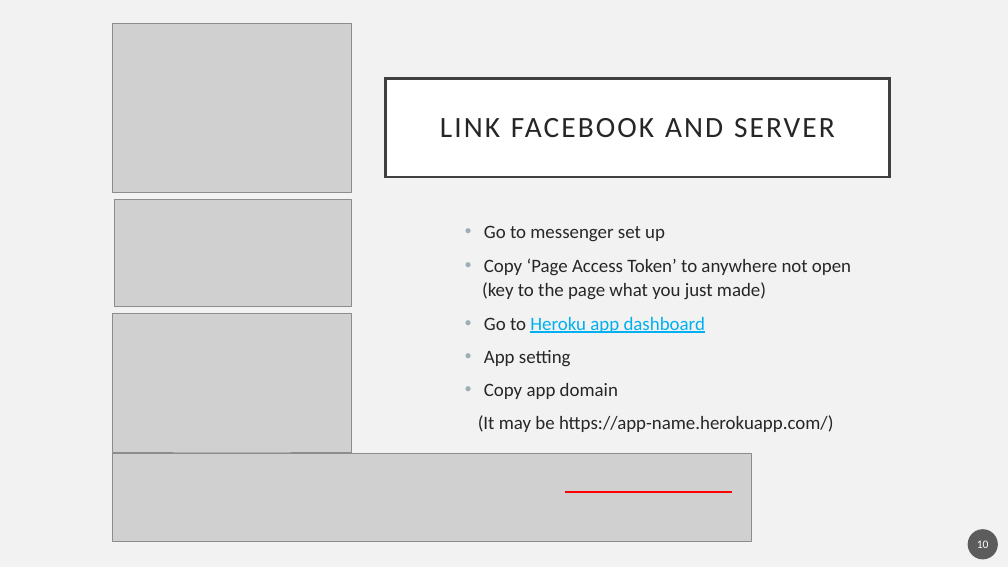
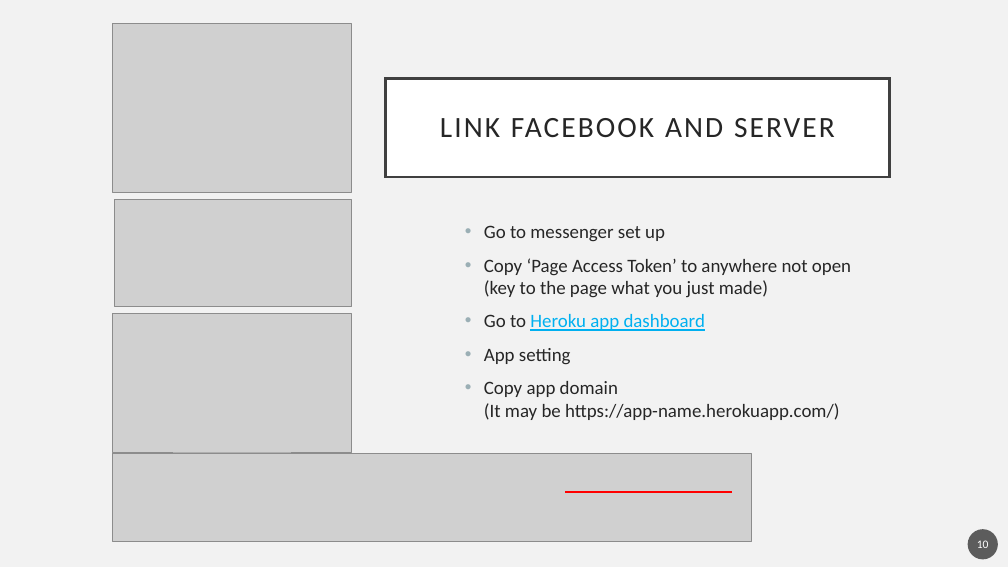
Before and after one commit to YehoonLee3/ChatBotCourse, a slide deck: slide 10 of 1-3 Make Echo Bot.pptx. Drawn at 1008x567 pixels with LibreOffice and Linux fonts; fonts in the diff are those of the drawing; grey boxes stand for pictures. Boxes give left, top, right and bottom in pixels: in the first picture for what was removed or moved away, otherwise in the second. Text is boxed around its words. In the diff, an @@ line names an element or a change of style, - is before the commit and + after.

Commit message:
ppt done

```diff
--- a/1-3 Make Echo Bot.pptx
+++ b/1-3 Make Echo Bot.pptx
@@ text at (x1=484, y1=258, x2=851, y2=297): text changed @@
-• Copy ‘Page Access Token’ to anywhere not open
-(key to the page what you just made)
+• Copy ‘Page Access Token’ to anywhere not open
+  (key to the page what you just made)
@@ text at (x1=484, y1=381, x2=840, y2=420): text changed @@
-• Copy app domain
-(It may be https://app-name.herokuapp.com/)
+• Copy app domain
+  (It may be https://app-name.herokuapp.com/)
```
Also in this commit, not shown: 2 other slides changed, 4 other files.
